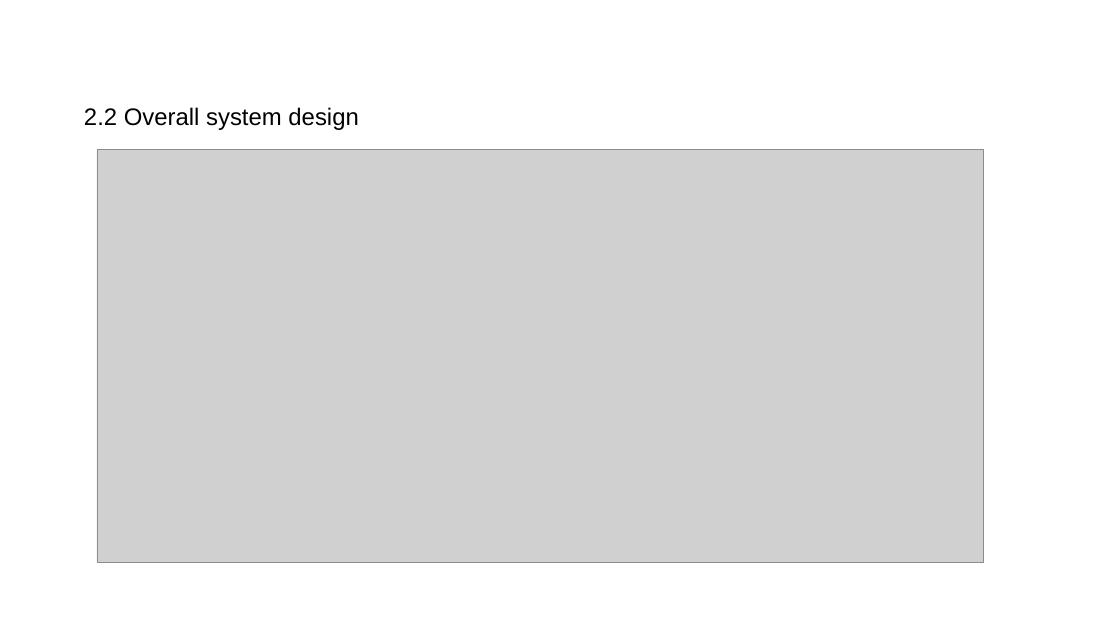
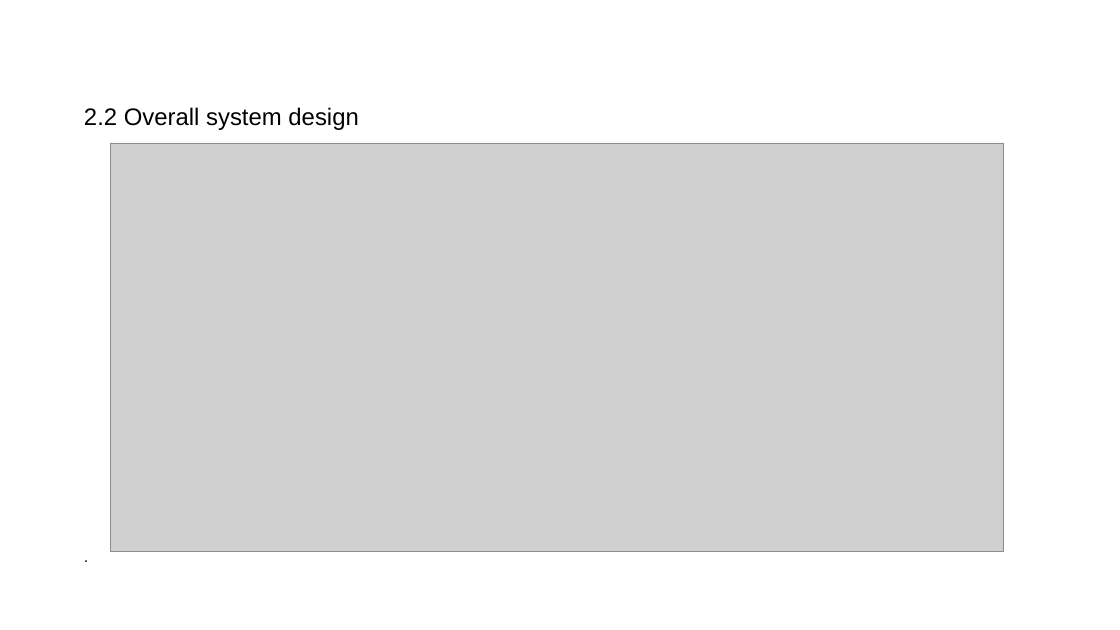
Before and after one commit to xiaoAugenstern/Multi-LLL-2026, a slide deck: slide 8 of assets/presentations/multilll-07-dan-yuan-essay-correction.pptx. Drawn at 1120x630 pixels with LibreOffice and Linux fonts; fonts in the diff are those of the drawing; grey boxes stand for pictures; background and template pictures are left out. Boxes give left, top, right and bottom in pixels: in the first picture for what was removed or moved away, otherwise in the second. Text is boxed around its words. In the diff, an @@ line names an element or a change of style, - is before the commit and + after.

```diff
--- a/assets/presentations/multilll-07-dan-yuan-essay-correction.pptx
+++ b/assets/presentations/multilll-07-dan-yuan-essay-correction.pptx
@@ text at <box>84,107,358,130</box>: paragraph added @@
+.
@@ picture: place and size @@
-picture at <box>97,150,983,563</box>
+picture at <box>110,143,1004,551</box>
```
Also in this commit, not shown: 6 other slides changed, 1 slide added, 2 slides removed, 2 other files.
